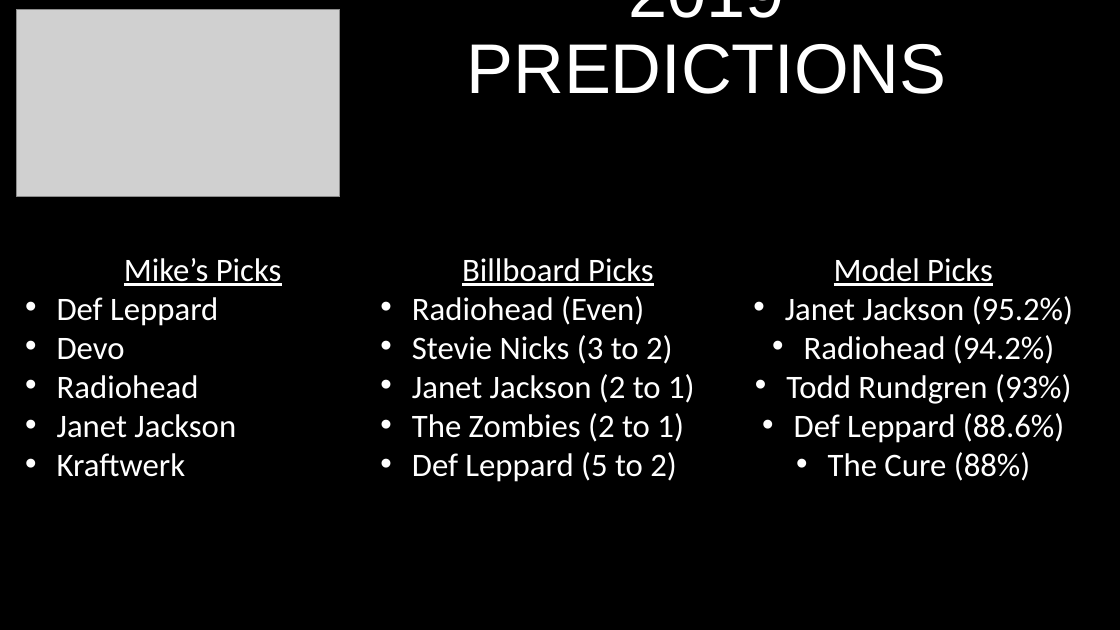
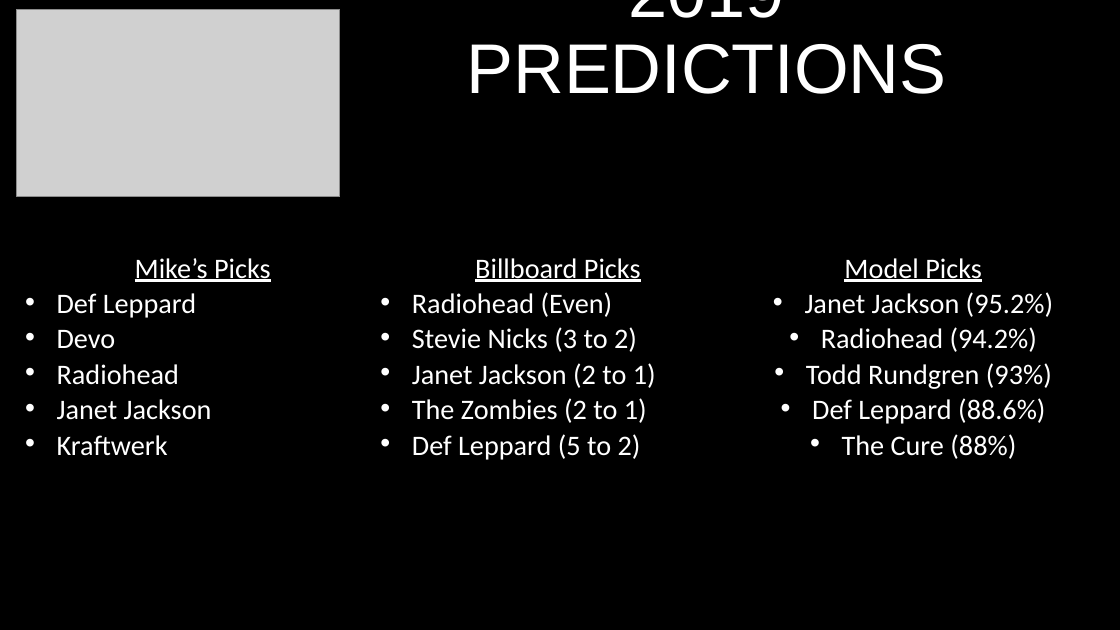
Before and after one commit to mborenstein128/Rock_Hall, a slide deck: slide 7 of RockHall.pptx. Drawn at 1120x630 pixels with LibreOffice and Linux fonts; fonts in the diff are those of the drawing; grey boxes stand for pictures. Boxes give left, top, right and bottom in pixels: in the first picture for what was removed or moved away, otherwise in the second. Text is boxed around its words. In the diff, an @@ line names an element or a change of style, - is before the commit and + after.

```diff
--- a/RockHall.pptx
+++ b/RockHall.pptx
@@ subtitle "Mike’s Picks" at (57, 258, 1053, 460): size 28.1 to 24.2 pt @@
```
Also in this commit, not shown: 1 other slide changed.
